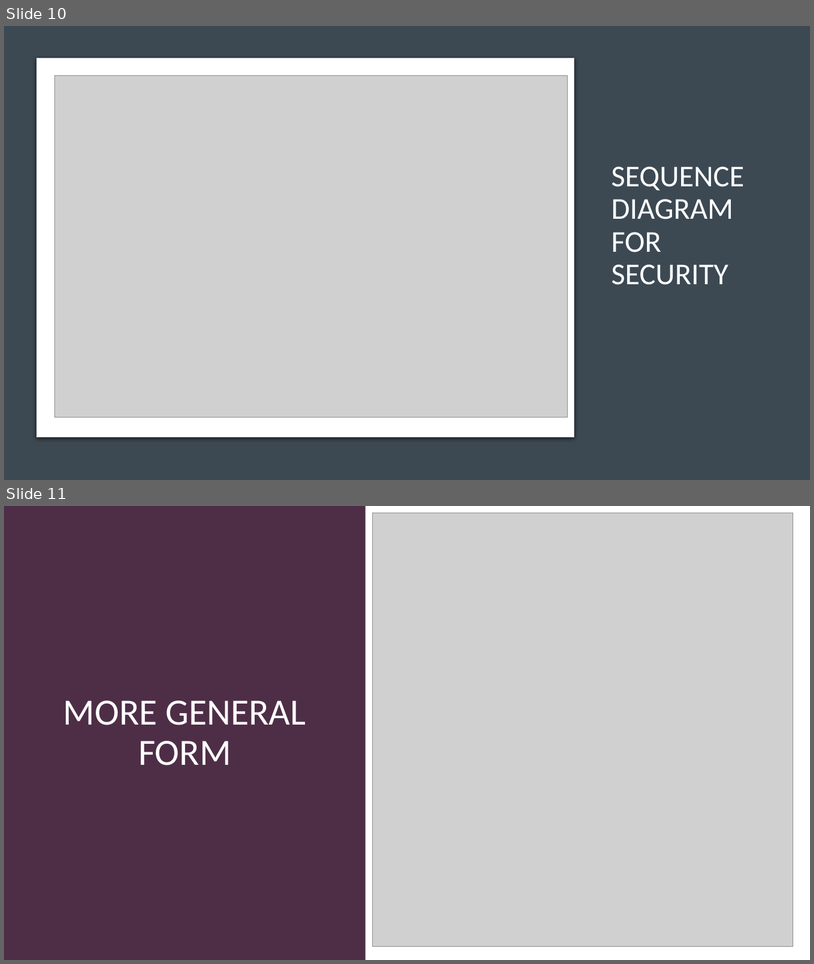
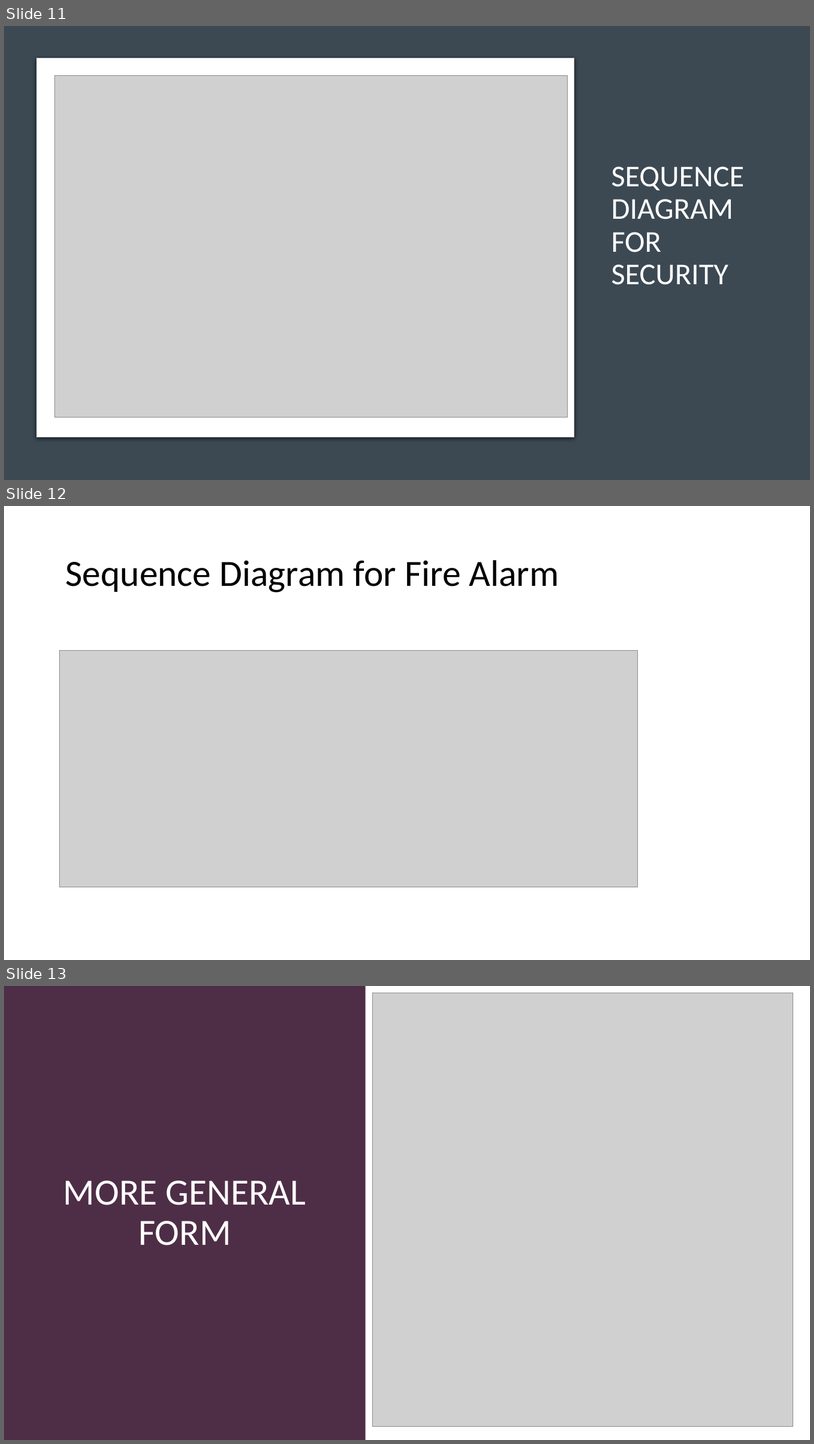
Before and after one commit to Microcontroller-Team-1/winter20-21, a slide deck: Project_Week_7&8/Precise Analysis.pptx. Shown one above the other, each under a label of ours: slides 10 and 11 before the commit, slides 11, 12 and 13 after it. The pictures are 814x964 and 814x1444 pixels, drawn with LibreOffice and Linux fonts; fonts in the diff are those of the drawing; grey boxes stand for pictures. Boxes give left, top, right and bottom in pixels: in the first picture for what was removed or moved away, otherwise in the second. Text is boxed around its words. In the diff, an @@ line names an element or a change of style, - is before the commit and + after.

```diff
--- a/Project_Week_7&8/Precise Analysis.pptx
+++ b/Project_Week_7&8/Precise Analysis.pptx
@@ slide 12 added at [4,506,810,960], background #FFFFFF @@
@@ title added at [65,560,560,592], 44 pt, text #000000 @@
+Sequence Diagram for Fire Alarm
@@ picture added at [60,651,638,887] @@
@@ what was slide 10 is now slide 11 @@
@@ what was slide 11 is now slide 13 @@
```
Also in this commit, not shown: 2 slides changed, 1 other slide added.
